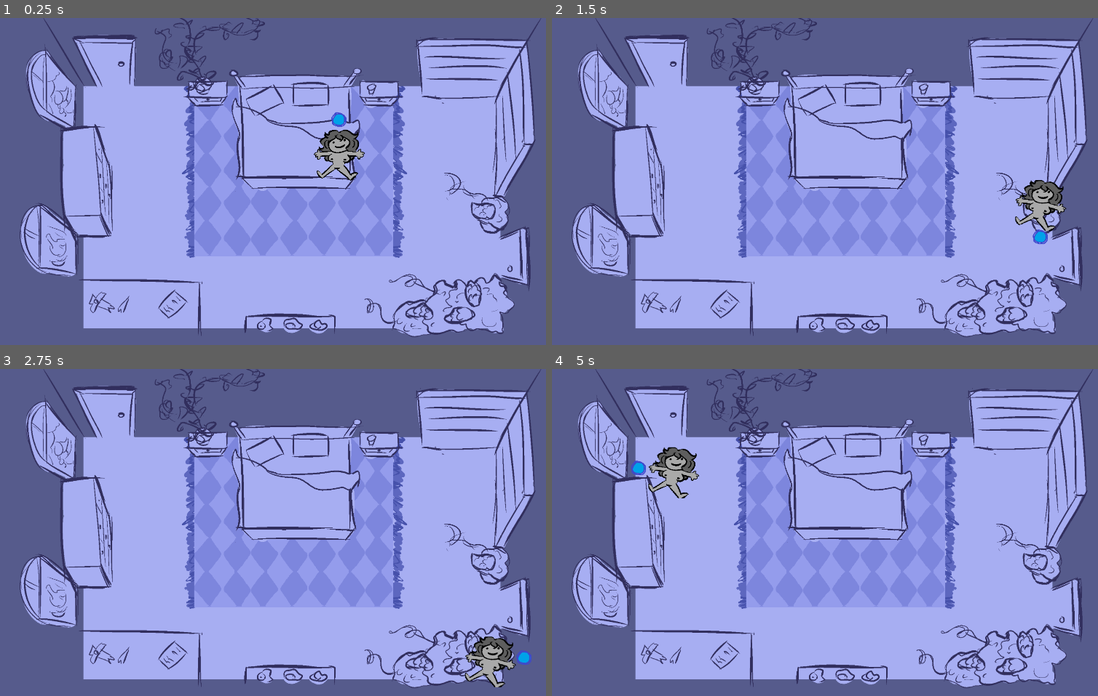
Above: before the commit, frames 1-4 (two rows, left to right).
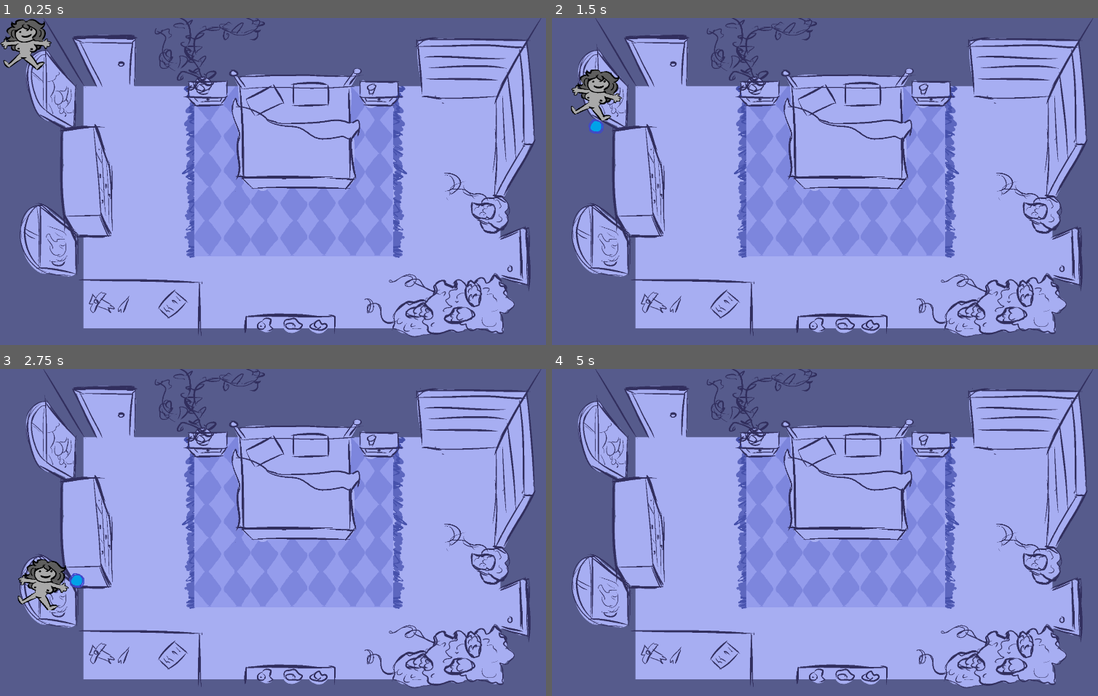
Above: after the commit, the same moments.

Repository: Jigamaree/Witchs-Orders
Game: Godot game, scene res://Scenes/Room_Bedroom.tscn
Two runs of this game, one before a commit and one after it. Both use one fixed random seed, a clock stepped at 60 frames per second and the inputs below.
Inputs:
- Up to frame 1 (0.25 s): no input
- Up to frame 2 (1.5 s): tap Enter (ui_accept) at 0.5, 1.35 s; hold Right (ui_right) 0.53-1.28 s; hold Enter (ui_accept) 0.53-1.28 s; hold Down (ui_down) from 1.28 s (still down)
- Up to frame 3 (2.75 s): tap Enter (ui_accept) at 1.52, 1.82 s; release Down (ui_down) at 2.03 s; hold Right (ui_right) from 2.03 s (still down); hold Enter (ui_accept) from 2.03 s (still down)
- Up to frame 4 (5 s): release Right (ui_right) at 2.78 s; release Enter (ui_accept) at 2.78 s; hold Up (ui_up) 2.78-3.53 s; tap Enter (ui_accept) at 2.85, 3.02, 3.32, 4.35, 4.52, 4.82 s; hold Enter (ui_accept) 3.53-4.28 s; hold Left (ui_left) from 3.53 s (still down)

The runs differ from the first frame. In frame 1, 1.8% of the frame differs, in the area x 0-67%, y 0-50%; in frame 2, 1.9%; in frame 3, 1.9%, in the area x 3-98%, y 58-98%; in frame 4, 1.0%.

Commit message:
DOOR CODE TECHNICALLY WORKS. just need to refactor so it uses the marker

Diff:
--- /dev/null
+++ b/Scenes/AssetScenes/Door_Default.tscn
@@ -0,0 +1,16 @@
+[gd_scene format=3 uid="uid://dmkvvkru1sug5"]
+
+[ext_resource type="Script" uid="uid://4vfyscd3qu3x" path="res://Scripts/interactableDoor.gd" id="1_qb6w2"]
+
+[sub_resource type="RectangleShape2D" id="RectangleShape2D_j1rt5"]
+size = Vector2(168, 168)
+
+[node name="Door_Area" type="Area2D" unique_id=974499172 groups=["door", "interactable"]]
+script = ExtResource("1_qb6w2")
+currentRoom = 1
+roomDestination = 2
+
+[node name="Door_Collision" type="CollisionShape2D" parent="." unique_id=2029805447]
+shape = SubResource("RectangleShape2D_j1rt5")
+
+[node name="Door_Marker" type="Marker2D" parent="." unique_id=126591328]
--- a/Scenes/Room_Bathroom.tscn
+++ b/Scenes/Room_Bathroom.tscn
@@ -1,12 +1,8 @@
 [gd_scene format=3 uid="uid://ckat5o2py34w2"]
 
 [ext_resource type="Texture2D" uid="uid://c2y8j5wrxybra" path="res://Art/Backgrounds/BathroomTest.png" id="1_j1rt5"]
-[ext_resource type="Script" uid="uid://cehq7roy8vnp0" path="res://Scripts/roomScript_default.gd" id="1_jkohm"]
-[ext_resource type="PackedScene" uid="uid://mfyiyjn3xqfg" path="res://Scenes/PlayerCharacter.tscn" id="2_jkohm"]
-[ext_resource type="Script" uid="uid://4vfyscd3qu3x" path="res://Scripts/interactableDoor.gd" id="3_jkohm"]
-
-[sub_resource type="RectangleShape2D" id="RectangleShape2D_j1rt5"]
-size = Vector2(168, 168)
+[ext_resource type="Script" uid="uid://dyj86g6r0e5n6" path="res://Scripts/room_default.gd" id="1_jkohm"]
+[ext_resource type="PackedScene" uid="uid://dmkvvkru1sug5" path="res://Scenes/AssetScenes/Door_Default.tscn" id="2_vp52i"]
 
 [node name="RoomBathroom" type="Node2D" unique_id=940703355]
 script = ExtResource("1_jkohm")
@@ -23,16 +19,16 @@
 build_mode = 1
 polygon = PackedVector2Array(426, 258, 426, 904, 1500, 907, 1502, 247)
 
-[node name="PlayerCharacter" parent="." unique_id=725370827 instance=ExtResource("2_jkohm")]
-position = Vector2(460, 738)
+[node name="Collisions" type="Node2D" parent="." unique_id=547089238]
+position = Vector2(967, 540)
 
-[node name="Collisions" type="Node2D" parent="." unique_id=547089238]
+[node name="Door_Area" parent="." unique_id=974499172 instance=ExtResource("2_vp52i")]
+position = Vector2(543, 986)
 
-[node name="BathToBedDoor_Area" type="Area2D" parent="Collisions" unique_id=1245137945 groups=["door", "interactable"]]
-script = ExtResource("3_jkohm")
-currentRoom = 1
-roomDestination = 2
+[node name="Door_Marker" parent="Door_Area" index="1" unique_id=126591328]
+position = Vector2(-87, -263)
 
-[node name="BathToBedDoor_Collision" type="CollisionShape2D" parent="Collisions/BathToBedDoor_Area" unique_id=858230846]
-position = Vector2(540, 991)
-shape = SubResource("RectangleShape2D_j1rt5")
+[node name="fallbackMarker" type="Marker2D" parent="." unique_id=1647380448]
+position = Vector2(1027, 326)
+
+[editable path="Door_Area"]
--- a/Scenes/Room_Bedroom.tscn
+++ b/Scenes/Room_Bedroom.tscn
@@ -1,28 +1,17 @@
 [gd_scene format=3 uid="uid://828q7e0vina0"]
 
-[ext_resource type="Script" uid="uid://cdvrro7n6wp5m" path="res://Scripts/roomScript_bedroom.gd" id="1_axkeq"]
+[ext_resource type="Script" uid="uid://dyj86g6r0e5n6" path="res://Scripts/room_default.gd" id="1_axkeq"]
 [ext_resource type="Texture2D" uid="uid://b323e23x8pls5" path="res://Art/Backgrounds/BedroomTest.png" id="1_sec1b"]
 [ext_resource type="Script" uid="uid://ds2chr61mq80b" path="res://Scripts/interactableObject.gd" id="3_anmqx"]
-[ext_resource type="Script" uid="uid://4vfyscd3qu3x" path="res://Scripts/interactableDoor.gd" id="4_t7h02"]
+[ext_resource type="PackedScene" uid="uid://dmkvvkru1sug5" path="res://Scenes/AssetScenes/Door_Default.tscn" id="4_t7h02"]
 
 [sub_resource type="RectangleShape2D" id="RectangleShape2D_t7h02"]
 size = Vector2(152, 294.5)
 
-[sub_resource type="RectangleShape2D" id="RectangleShape2D_anmqx"]
-size = Vector2(126, 220)
-
-[node name="RoomBedroom" type="Control" unique_id=742149808]
-layout_mode = 3
-anchors_preset = 15
-anchor_right = 1.0
-anchor_bottom = 1.0
-grow_horizontal = 2
-grow_vertical = 2
+[node name="RoomBedroom" type="Node2D" unique_id=1548855678]
 script = ExtResource("1_axkeq")
-needToSpawnPlayer = true
 
 [node name="Background" type="TextureRect" parent="." unique_id=1710820961]
-layout_mode = 0
 offset_right = 1920.0
 offset_bottom = 1080.0
 size_flags_horizontal = 3
@@ -44,22 +33,15 @@
 position = Vector2(280, 531.75)
 shape = SubResource("RectangleShape2D_t7h02")
 
-[node name="DoorArea_Bathroom" type="Area2D" parent="Collisions" unique_id=178063473 groups=["door", "interactable"]]
-script = ExtResource("4_t7h02")
+[node name="Door_Area" parent="." unique_id=974499172 instance=ExtResource("4_t7h02")]
+position = Vector2(374, 141)
 currentRoom = 2
 roomDestination = 1
 
-[node name="Door_Bathroom_Interact" type="CollisionShape2D" parent="Collisions/DoorArea_Bathroom" unique_id=1802071776]
-position = Vector2(376, 114)
-shape = SubResource("RectangleShape2D_anmqx")
+[node name="Door_Marker" parent="Door_Area" index="1" unique_id=126591328]
+position = Vector2(-5, 149)
 
-[node name="Markers" type="Node2D" parent="." unique_id=1363318451]
+[node name="fallbackMarker" type="Marker2D" parent="." unique_id=1393730870 groups=["fallback"]]
+position = Vector2(1027, 326)
 
-[node name="MarkerFromBathroom" type="Marker2D" parent="Markers" unique_id=206517267]
-position = Vector2(372, 295)
-
-[node name="MarkerFromLounge" type="Marker2D" parent="Markers" unique_id=123556197]
-position = Vector2(1608, 800)
-
-[node name="MarkerStarter" type="Marker2D" parent="Markers" unique_id=1641366938]
-position = Vector2(1033, 365)
+[editable path="Door_Area"]
--- a/Scripts/GlobalScripts/GlobalVariables.gd
+++ b/Scripts/GlobalScripts/GlobalVariables.gd
@@ -8,6 +8,8 @@
 	DOOR,
 	ENTITY,
 }
+
+enum spawn_direction {UP, DOWN, LEFT, RIGHT,}
 
 enum roomsInHouse {
 	NULL,
--- /dev/null
+++ b/Scripts/GlobalScripts/NavMan.gd
@@ -0,0 +1,23 @@
+extends Node
+
+var bathroom: PackedScene 	= preload("res://Scenes/Room_Bathroom.tscn")
+var sleepyroom: PackedScene = preload("res://Scenes/Room_Bedroom.tscn")
+var changed_scene_before: bool = false
+var last_scene
+var scene_were_currently_instancing
+
+func change_scenes (_sceneFrom: GlobalVariables.roomsInHouse, _sceneTo: GlobalVariables.roomsInHouse):
+	var scene_to_load
+	scene_were_currently_instancing = _sceneTo
+	last_scene = _sceneFrom
+	if changed_scene_before == false: changed_scene_before = true
+
+	match _sceneTo:
+		GlobalVariables.roomsInHouse.BATHROOM:
+			scene_to_load = bathroom
+		GlobalVariables.roomsInHouse.SLEEPYROOM:
+			scene_to_load = sleepyroom
+		_:
+			Error.ERR_INVALID_PARAMETER
+
+	get_tree().change_scene_to_packed(scene_to_load)
--- a/Scripts/GlobalScripts/SceneManager.gd
+++ /dev/null
@@ -1,42 +0,0 @@
-extends Node
-
-class_name Scene_Manager
-
-var previousRoom: GlobalVariables.roomsInHouse = GlobalVariables.roomsInHouse.NULL
-
-var currentScene: Node = null
-
-@export var bathroomScene: PackedScene 	= preload("res://Scenes/Room_Bathroom.tscn")
-@export var bedroomScene: PackedScene	= preload("res://Scenes/Room_Bedroom.tscn")
-
-func _ready() -> void:
-	switch_scenes(GlobalVariables.roomsInHouse.SLEEPYROOM, -1)
-
-func get_current_scene() -> void:
-	currentScene = get_tree().current_scene
-
-func get_previous_room() -> GlobalVariables.roomsInHouse:
-	return previousRoom
-
-func switch_scenes(sceneFrom: GlobalVariables.roomsInHouse, sceneTo: GlobalVariables.roomsInHouse) -> void:
-	previousRoom = sceneFrom
-	var nextSceneUp = null
-
-	#match to the right scene
-	match sceneTo:
-		GlobalVariables.roomsInHouse.BATHROOM:
-			nextSceneUp = bathroomScene
-		GlobalVariables.roomsInHouse.SLEEPYROOM:
-			nextSceneUp = bedroomScene
-
-	if nextSceneUp == null: nextSceneUp = bedroomScene
-
-	GlobalVariables.emit_signal("changingScene", sceneFrom, sceneTo)
-
-	if currentScene:
-		currentScene.queue_free()
-
-	# instantiate and add the new scene
-	currentScene = nextSceneUp.instantiate()
-	get_tree().root.add_child(currentScene)
-	#spawn player
--- a/Scripts/interactableDoor.gd
+++ b/Scripts/interactableDoor.gd
@@ -9,6 +9,10 @@
 
 @export var currentRoom: GlobalVariables.roomsInHouse
 @export var roomDestination: GlobalVariables.roomsInHouse
+@export var spawnDirection: GlobalVariables.spawn_direction
+@onready var marker: Marker2D = $Door_Marker
+@onready var markerPos: Vector2 = marker.global_position
 
 func interact() -> void:
-	SceneManager.switch_scenes(currentRoom, roomDestination)
+	print("I'm a door!")
+	NavMan.change_scenes(currentRoom, roomDestination)
--- a/Scripts/playerCharacter.gd
+++ b/Scripts/playerCharacter.gd
@@ -1,4 +1,6 @@
 extends CharacterBody2D
+
+class_name  PlayerClass
 
 @onready var interactionArea = $InteractionArea
 @onready var characterSprite = $characterSprite2D
@@ -10,7 +12,6 @@
 
 func _ready() -> void:
 	interactionArea.position = markerUp.position
-	GlobalVariables.moveThePlayer.connect(on_moveThePlayer)
 
 func _physics_process(delta: float) -> void:
 	#first move the interaction area to the relevant point
@@ -42,6 +43,3 @@
 			if area.is_in_group("interactable"):
 				area.interact()
 				break
-
-func on_moveThePlayer(playerPos: Vector2) -> void:
-	global_position = playerPos
--- a/Scripts/roomScript_bedroom.gd
+++ /dev/null
@@ -1,27 +0,0 @@
-extends defaultRoomScript
-
-class_name bedroomScript
-
-###
-# bedroom for sleepytimes
-###
-
-@onready var bathroomMarker: Marker2D 	= $Markers/BathroomMarker
-@onready var mainHouseMarker: Marker2D 	= $Markers/MainHouseMarker
-@onready var starterMarker: Marker2D 	= $Markers/MarkerStarter
-
-func _ready() -> void:
-	super._ready()
-	spawnPlayer(GlobalVariables.roomsInHouse.NULL)
-	#call super
-	#get previous scene
-
-func spawnPlayer(sceneFrom: GlobalVariables.roomsInHouse) -> void:
-	if sceneFrom == GlobalVariables.roomsInHouse.BATHROOM:
-		pass
-	elif sceneFrom == GlobalVariables.roomsInHouse.LIVING_ROOM:
-		pass
-	elif sceneFrom == GlobalVariables.roomsInHouse.NULL:
-		var player = playerCharacterScene.instantiate()
-		add_child(player)
-		player.global_position = starterMarker.global_position
--- a/Scripts/roomScript_default.gd
+++ /dev/null
@@ -1,18 +0,0 @@
-extends Node
-
-class_name defaultRoomScript
-
-@export var needToSpawnPlayer: bool
-@export var playerCharacterScene: PackedScene	= preload("res://Scenes/PlayerCharacter.tscn")
-
-func _ready() -> void:
-	GlobalVariables.changingScene.connect(_on_changing_scenes)
-	# connect to changing scenes
-
-func _on_changing_scenes(sceneFrom: GlobalVariables.roomsInHouse, sceneTo: GlobalVariables.roomsInHouse) -> void:
-	print("Going from: " + GlobalVariables.roomToString(sceneFrom) + " to " + GlobalVariables.roomToString(sceneTo))
-	if needToSpawnPlayer:
-		spawnPlayer(sceneFrom)
-
-func spawnPlayer(sceneFrom: GlobalVariables.roomsInHouse) -> void:
-	pass
--- /dev/null
+++ b/Scripts/room_default.gd
@@ -0,0 +1,18 @@
+extends Node
+
+@onready var player_scene: PackedScene = preload("res://Scenes/AssetScenes/PlayerCharacter.tscn")
+var player: PlayerClass
+
+func _ready():
+	# Spawn player
+	player = player_scene.instantiate()
+	add_child(player)
+	if NavMan.changed_scene_before == true:
+		find_player_location()
+	#else call player spawn on fallback place
+
+func find_player_location():
+	for door: interactableDoor in get_tree().get_nodes_in_group("door"):
+		if door.currentRoom == NavMan.scene_were_currently_instancing:
+			player.global_position = door.global_position
+			return
--- a/project.godot
+++ b/project.godot
@@ -19,7 +19,7 @@
 
 GlobalVariables="*uid://c2hb0jltn7m1y"
 SaveData="*uid://dqumbu652o1om"
-SceneManager="*uid://cq7t6e3sgrh2m"
+NavMan="*uid://c4ytq3w8qjjuw"
 
 [display]
 
@@ -36,6 +36,7 @@
 interactable=""
 door=""
 entity=""
+fallback=""
 
 [physics]
 
Not shown: 4 places in Scenes/AssetScenes/PlayerCharacter.tscn that only renumber resources
Not shown, added: Scripts/GlobalScripts/NavMan.gd.uid
Not shown, removed: Scripts/GlobalScripts/SceneManager.gd.uid
Not shown, removed: Scripts/roomScript_bedroom.gd.uid
Not shown, removed: Scripts/roomScript_default.gd.uid
Not shown, added: Scripts/room_default.gd.uid
